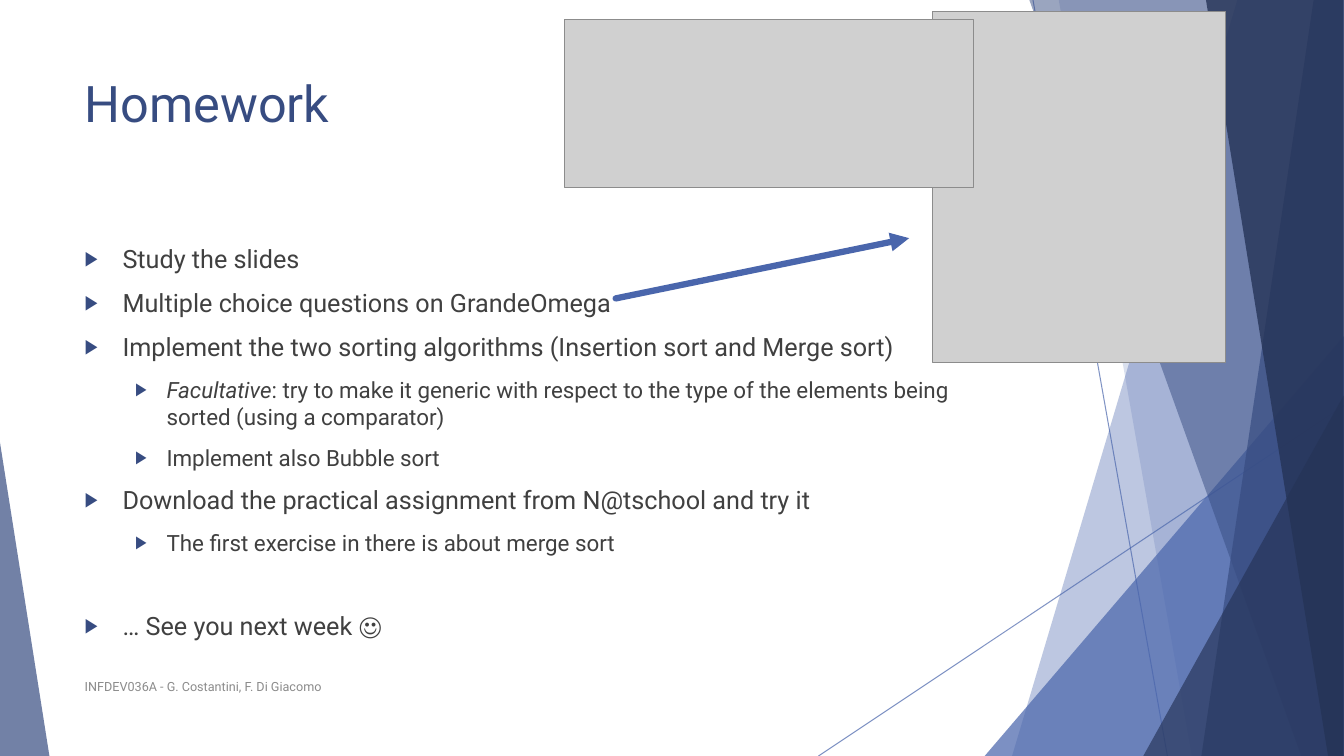
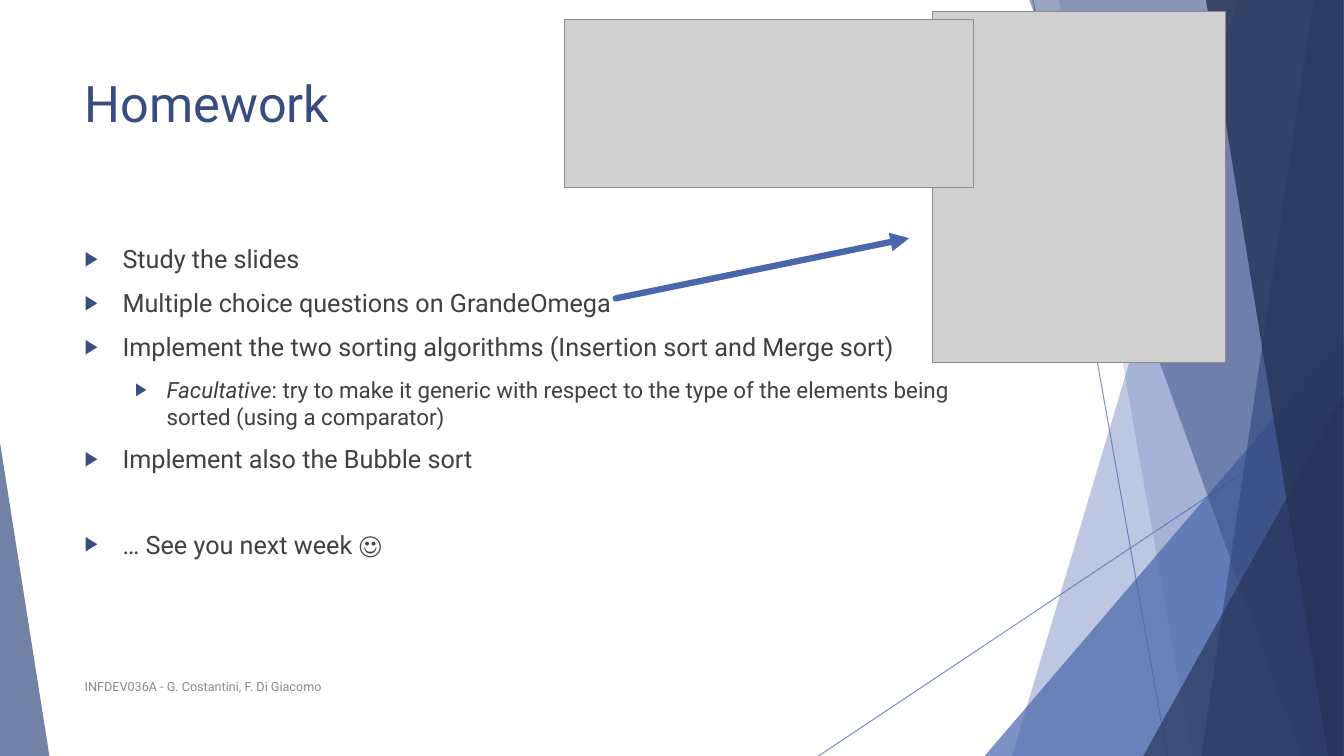
Before and after one commit to FurkanAndac/Development-6A, a slide deck: slide 46 of Lesson slides/Unit 2 - Sorting algorithms.pptx. Drawn at 1344x756 pixels with LibreOffice and Linux fonts; fonts in the diff are those of the drawing; grey boxes stand for pictures. Boxes give left, top, right and bottom in pixels: in the first picture for what was removed or moved away, otherwise in the second. Text is boxed around its words. In the diff, an @@ line names an element or a change of style, - is before the commit and + after.

Commit message:
small fix

```diff
--- a/Lesson slides/Unit 2 - Sorting algorithms.pptx
+++ b/Lesson slides/Unit 2 - Sorting algorithms.pptx
@@ text at (x1=123, y1=449, x2=473, y2=473): text changed; size 16 to 18 pt @@
-  ▶ Implement also Bubble sort
-▶ Download the practical assignment from N@tschool and try it
-  ▶ The first exercise in there is about merge sort
+▶ Implement also the Bubble sort
```
